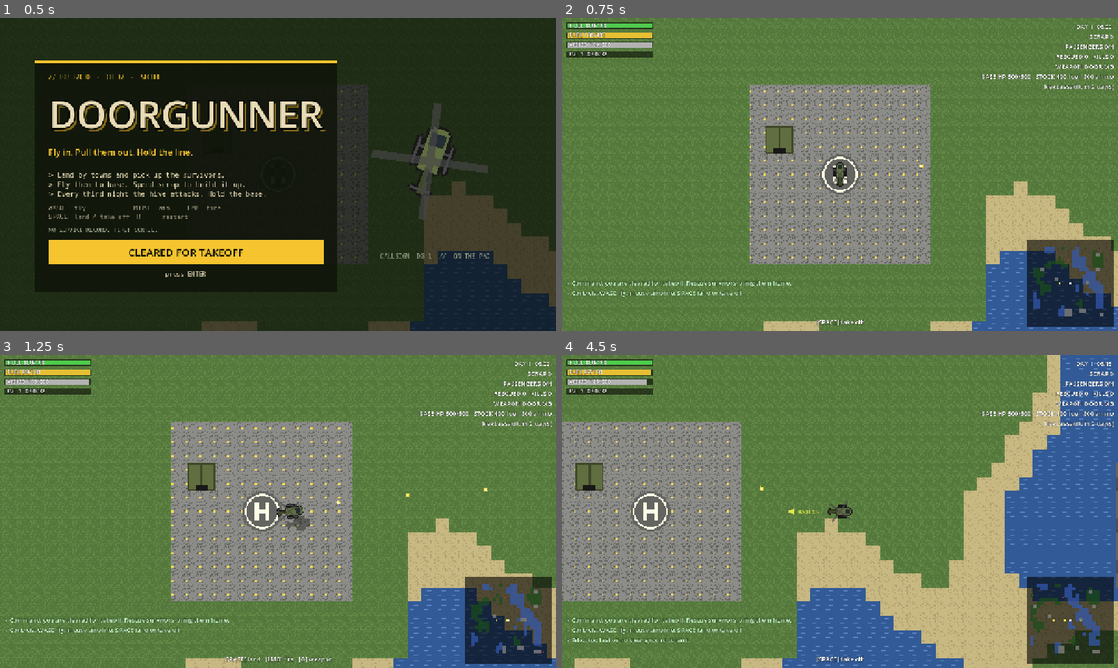
Above: before the commit, frames 1-4 (two rows, left to right).
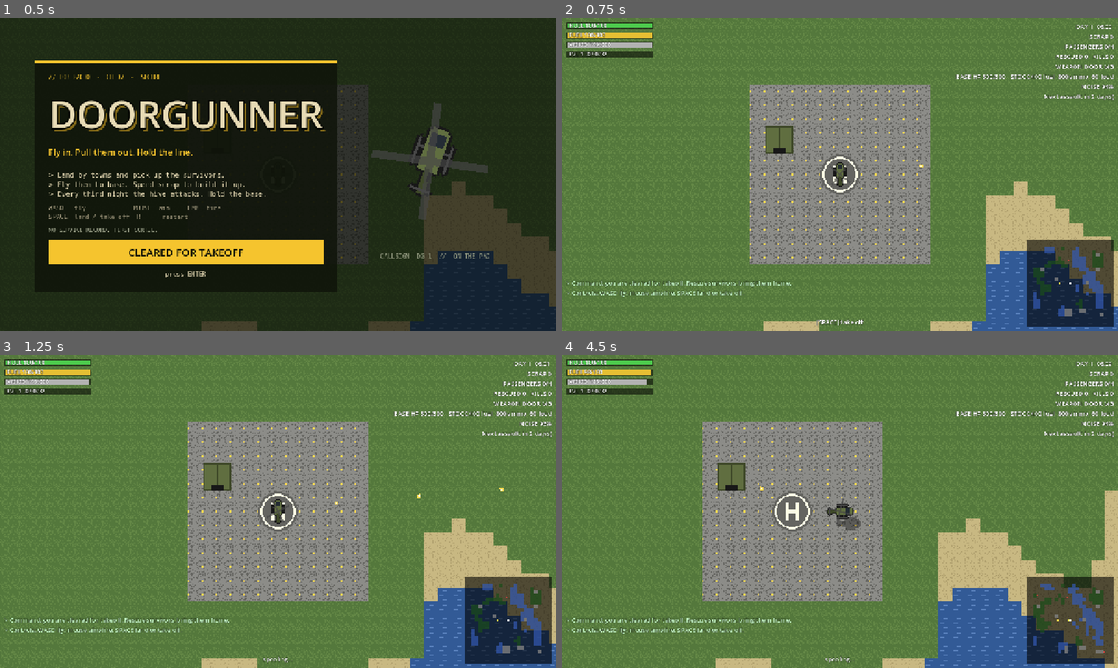
Above: after the commit, the same moments.

Repository: thealextd1337-spec/Doorgunner
Game: Godot game, scene res://scenes/main.tscn
The game is run twice, just before and just after one commit, with the same random seed, the same clock (stepped at 60 frames per second) and the same inputs.
Inputs (mouse positions are in pixels of both pictures, inside the frame that each line leads up to):
- Up to frame 1 (0.5 s): no input
- Up to frame 2 (0.75 s): tap Enter at 0.5 s; move the mouse to (962, 158) at 0.52 s; press the mouse at (962, 158) at 0.53 s; hold D (move_right) from 0.53 s (still down)
- Up to frame 3 (1.25 s): keep holding D (move_right); tap Space (land) at 0.8 s
- Up to frame 4 (4.5 s): release D (move_right) at 1.25 s; release the mouse at (962, 495) at 1.25 s; drag from (728, 527) to (812, 574) at 1.27 s; move the mouse to (895, 442) at 2.02 s; press the mouse at (895, 442) at 2.03 s; hold D (move_right) 2.03-2.75 s; tap Space (land) at 2.3, 3.6 s; release the mouse at (895, 442) at 2.75 s; drag from (812, 574) to (673, 464) at 2.77 s; move the mouse to (1006, 558) at 3.52 s; hold A (move_left) 3.53-4.25 s; drag from (673, 464) to (756, 433) at 4.27 s

Frame 1 is identical in both runs. In frame 2, 0.5% of the frame differs, in the area x 70-100%, y 17-27%; in frame 3, 13%; in frame 4, 59%, in the area x 0-100%, y 0-100%.

Commit message:
Simulation pace: noise draws aliens, land/takeoff spool, food and farms, settlements decline overnight, paid hull repairs, slower heli and 10-minute days
Co-Authored-By: Claude Fable 5.1 <noreply@anthropic.com>

Diff:
--- a/scripts/base.gd
+++ b/scripts/base.gd
@@ -85,7 +85,13 @@
 	var a: int = mini(Game.max_ammo - Game.ammo, int(Game.base_ammo))
 	Game.ammo += a
 	Game.base_ammo -= a
-	Game.hp = Game.max_hp
+	var repair := int(ceil((Game.max_hp - Game.hp) / 5.0)) # 1 scrap per 5 hull
+	if repair > 0 and Game.scrap >= repair:
+		Game.scrap -= repair
+		Game.hp = Game.max_hp
+		Game.radio("Base: hull patched for %d scrap." % repair)
+	elif repair > 0:
+		Game.radio("Base: not enough scrap for hull repairs, %d needed." % repair)
 	if Game.fuel < Game.max_fuel or Game.ammo < Game.max_ammo:
 		Game.radio("Base: stock is short, partial top-up only. Put people on fuel and ammo duty.")
 	Sfx.play("pickup")
--- a/scripts/base_ui.gd
+++ b/scripts/base_ui.gd
@@ -19,7 +19,7 @@
 	"ammo_feed": ["Ammo feed +60 ammo/lv (2 pt)", 0, 3],
 	"armor": ["Armour +15 %/lv (2 pt)", 0, 3],
 }
-const JOBS := {"fuel": "Fuel +20/day", "ammo": "Ammo +40/day", "repair": "Repair +40 hp/day", "militia": "Militia -3 % dmg, 2 = turret"}
+const JOBS := {"fuel": "Fuel +20/day", "ammo": "Ammo +40/day", "repair": "Repair +40 hp/day", "militia": "Militia -3 % dmg, 2 = turret", "farm": "Farm +6 food/day"}
 const Weapons := preload("res://scripts/weapons.gd")
 
 var header: Label
@@ -147,8 +147,8 @@
 
 
 func refresh() -> void:
-	header.text = "Scrap: %d   Rescued: %d   Idle: %d\nStock  fuel %d/%d   ammo %d/%d" % [
-		Game.scrap, Game.rescued, Game.idle_workers(), Game.base_fuel, Game.base_fuel_cap, Game.base_ammo, Game.base_ammo_cap]
+	header.text = "Scrap: %d   Rescued: %d   Idle: %d\nStock  fuel %d/%d   ammo %d/%d   food %d (eats %d/day)" % [
+		Game.scrap, Game.rescued, Game.idle_workers(), Game.base_fuel, Game.base_fuel_cap, Game.base_ammo, Game.base_ammo_cap, Game.base_food, Game.rescued]
 	for id in UPGRADES:
 		var u: Array = UPGRADES[id]
 		var lvl: int = Game.base_level.get(id, 0)
--- a/scripts/enemy.gd
+++ b/scripts/enemy.gd
@@ -114,6 +114,14 @@
 			attack_cd = MELEE_INTERVAL
 			heli.take_damage(dmg)
 		return
+	# 2b. investigate noise (gunfire, rotor)
+	if Game.noise_level > 0.15:
+		var to_noise: Vector2 = Game.noise_pos - global_position
+		var nd := to_noise.length()
+		if nd > 24.0 and nd < 200.0 + 500.0 * Game.noise_level:
+			_face(to_noise)
+			position += to_noise.normalized() * speed * 0.8 * delta
+			return
 	# 3. raid the nearest settlement
 	goal_cd -= delta
 	if (goal == null or not is_instance_valid(goal) or goal.done) and goal_cd <= 0.0:
--- a/scripts/game_state.gd
+++ b/scripts/game_state.gd
@@ -7,13 +7,14 @@
 signal run_ended(reason: String)
 signal radio_message(msg: String)
 
-const DAY_SECONDS := 360.0
+const DAY_SECONDS := 600.0
 const ATTACK_EVERY_DAYS := 3
 const META_PATH := "user://meta.json"
 const Weapons := preload("res://scripts/weapons.gd")
 const HELI_SLOTS := 2
 const LOADOUT_COST := {"seats": 1, "fuel_tank": 2, "ammo_feed": 2, "armor": 2} # weight points per level
-const WORKER_RATE := {"fuel": 20.0, "ammo": 40.0, "repair": 40.0} # per worker per day
+const WORKER_RATE := {"fuel": 20.0, "ammo": 40.0, "repair": 40.0, "farm": 6.0} # per worker per day
+const FOOD_PER_PERSON := 1.0 # per day
 
 var heli: Node2D
 var world: Node2D
@@ -59,7 +60,11 @@
 var base_ammo := 800.0
 var base_fuel_cap := 600.0
 var base_ammo_cap := 1200.0
-var workers := {"fuel": 0, "ammo": 0, "repair": 0, "militia": 0}
+var workers := {"fuel": 0, "ammo": 0, "repair": 0, "militia": 0, "farm": 0}
+var base_food := 60.0
+# noise: gunfire and the rotor draw ground aliens (Project Zomboid style)
+var noise_pos := Vector2.ZERO
+var noise_level := 0.0
 
 # multipliers / flat stats changed by upgrades
 var stats := {
@@ -93,7 +98,8 @@
 	base_seats = 0; base_max_fuel = 75.0; base_max_ammo = 140; base_armor = 1.0
 	loadout = {"seats": 4, "fuel_tank": 1, "ammo_feed": 1, "armor": 0}; loadout_budget = 10
 	base_fuel = 400.0; base_ammo = 800.0; base_fuel_cap = 600.0; base_ammo_cap = 1200.0
-	workers = {"fuel": 0, "ammo": 0, "repair": 0, "militia": 0}
+	workers = {"fuel": 0, "ammo": 0, "repair": 0, "militia": 0, "farm": 0}
+	base_food = 60.0; noise_level = 0.0
 	_apply_meta_bonus()
 	recompute()
 	fuel = max_fuel; ammo = max_ammo; hp = max_hp
@@ -166,11 +172,20 @@
 	base_fuel = minf(base_fuel_cap, base_fuel + workers["fuel"] * WORKER_RATE["fuel"] * d)
 	base_ammo = minf(base_ammo_cap, base_ammo + workers["ammo"] * WORKER_RATE["ammo"] * d)
 	base_hp = minf(max_base_hp, base_hp + workers["repair"] * WORKER_RATE["repair"] * d)
+	base_food = maxf(0.0, base_food + (workers["farm"] * WORKER_RATE["farm"] - rescued * FOOD_PER_PERSON) * d)
+	noise_level = maxf(0.0, noise_level - delta * 0.35)
 	time += d
 	if time >= 1.0:
 		time -= 1.0
 		day += 1
 		day_changed.emit(day)
+		if base_food <= 0.0 and rescued > 0:
+			rescued -= 1
+			for k in workers:
+				workers[k] = mini(workers[k], rescued)
+			radio("Base: no food left. One of the survivors walked out in the night.")
+		elif base_food < rescued * FOOD_PER_PERSON * 2.0:
+			radio("Base: food is running low, %d rations left." % int(base_food))
 		if day % ATTACK_EVERY_DAYS == 0:
 			attack_pending = true
 			radio("Intel: hive activity rising. Expect an assault on the base tonight.")
@@ -179,6 +194,13 @@
 		attack_active = true
 		base_attack_started.emit(day)
 		radio("ALERT: base under attack! Return and defend!")
+
+
+## Louder noise wins; ground aliens within 200 + 500 * level px investigate.
+func make_noise(pos: Vector2, amount: float) -> void:
+	if amount >= noise_level:
+		noise_pos = pos
+		noise_level = amount
 
 
 func is_night() -> bool:
--- a/scripts/heli.gd
+++ b/scripts/heli.gd
@@ -3,16 +3,19 @@
 
 signal landed_changed(landed: bool)
 
-const ACCEL := 450.0
-const MAX_SPEED := 190.0
+const ACCEL := 320.0
+const MAX_SPEED := 160.0
 const DRAG := 2.2
 const LAND_SPEED := 50.0
 const RADIUS := 14.0
+const SPOOL := 1.5 # seconds to land or take off
 const Weapons := preload("res://scripts/weapons.gd")
 
 var vel := Vector2.ZERO
 var landed := false
 var fire_cd := 0.0
+var transition := 0.0 # time left in the current land/takeoff
+var pending := 0 # 1 landing, -1 taking off
 var body: Sprite2D
 var rotor: Sprite2D
 var shadow: Sprite2D
@@ -47,12 +50,19 @@
 		return
 	fire_cd -= delta
 	muzzle.visible = fire_cd > _interval() - 0.04
-	if Input.is_action_just_pressed("land"):
+	if Input.is_action_just_pressed("land") and pending == 0:
 		_toggle_landing()
+	if pending != 0:
+		transition -= delta
+		if transition <= 0.0:
+			landed = pending == 1
+			pending = 0
+			landed_changed.emit(landed)
 	if Input.is_action_just_pressed("weapon_swap"):
 		Game.cycle_weapon()
 	_move(delta)
 	_fuel(delta)
+	Game.make_noise(global_position, 0.05 if landed else 0.25 + vel.length() / MAX_SPEED * 0.2)
 	if Input.is_action_pressed("fire") and not Game.world.ui_open:
 		_fire()
 	var h := 0.0 if landed else 1.0
@@ -65,8 +75,9 @@
 
 func _move(delta: float) -> void:
 	var dir := Input.get_vector("move_left", "move_right", "move_up", "move_down")
-	if landed:
-		vel = Vector2.ZERO
+	if landed or pending == 1:
+		vel = vel.lerp(Vector2.ZERO, 4.0 * delta)
+		position += vel * delta
 		return
 	vel += dir * ACCEL * delta
 	vel -= vel * DRAG * delta
@@ -90,13 +101,12 @@
 func _toggle_landing() -> void:
 	if landed:
 		if Game.fuel > 0.0:
-			landed = false
-			landed_changed.emit(false)
+			pending = -1
+			transition = SPOOL
 			Sfx.play("takeoff")
 	elif vel.length() <= LAND_SPEED and Game.world.is_landable(position):
-		landed = true
-		vel = Vector2.ZERO
-		landed_changed.emit(true)
+		pending = 1
+		transition = SPOOL
 		Sfx.play("land")
 	else:
 		Game.radio("Pilot: too fast or no clear ground to land.")
@@ -113,6 +123,7 @@
 	fire_cd = _interval()
 	Game.ammo -= w["ammo_per_shot"]
 	Sfx.play("gun", null, -4.0)
+	Game.make_noise(global_position, 1.0)
 	var aim: Vector2 = (get_global_mouse_position() - global_position).normalized()
 	muzzle.position = aim * 18
 	var shots: int = w["shots"] + Game.stats["shots"] - 1
--- a/scripts/hud.gd
+++ b/scripts/hud.gd
@@ -102,14 +102,14 @@
 	var next_attack := Game.ATTACK_EVERY_DAYS - (Game.day % Game.ATTACK_EVERY_DAYS)
 	var table: Dictionary = preload("res://scripts/weapons.gd").TABLE
 	var carried := " / ".join(Game.heli_weapons.map(func(id): return table[id]["name"].to_upper() if id == Game.weapon else table[id]["name"]))
-	info.text = "DAY %d  %02d:%02d %s\nSCRAP %d\nPASSENGERS %d/%d\nRESCUED %d   KILLS %d\nWEAPON %s\nBASE HP %d/%d   STOCK %d fuel  %d ammo\nNext assault: %s" % [
+	info.text = "DAY %d  %02d:%02d %s\nSCRAP %d\nPASSENGERS %d/%d\nRESCUED %d   KILLS %d\nWEAPON %s\nBASE HP %d/%d   STOCK %d fuel  %d ammo  %d food\nNOISE %d%%\nNext assault: %s" % [
 		Game.day, h, m, "NIGHT" if Game.is_night() else "",
 		Game.scrap, Game.passengers, Game.seats, Game.rescued, Game.kills, carried,
-		Game.base_hp, Game.max_base_hp, Game.base_fuel, Game.base_ammo,
+		Game.base_hp, Game.max_base_hp, Game.base_fuel, Game.base_ammo, Game.base_food, Game.noise_level * 100.0,
 		"TONIGHT" if Game.attack_pending or Game.attack_active else "in %d day(s)" % next_attack]
 	info.visible = not Game.world.ui_open # base menu shows the same numbers
 	if Game.heli:
-		hint.text = "[SPACE] take off" if Game.heli.landed else "[SPACE] land   [LMB] fire   [Q] weapon"
+		hint.text = "spooling..." if Game.heli.pending != 0 else "[SPACE] take off" if Game.heli.landed else "[SPACE] land   [LMB] fire   [Q] weapon"
 	alert.text = "BASE UNDER ATTACK" if Game.attack_active and fmod(Time.get_ticks_msec() / 400.0, 2.0) < 1.0 else ""
 	if Game.fuel < Game.max_fuel * 0.2 and alert.text == "":
 		alert.text = "LOW FUEL"
--- a/scripts/main.gd
+++ b/scripts/main.gd
@@ -45,6 +45,7 @@
 	add_child(choice_ui)
 	add_child(preload("res://scripts/game_over_ui.gd").new())
 	Game.level_up.connect(func(lvl: int): offer_upgrades("Level %d reached" % lvl))
+	Game.day_changed.connect(_settlements_decline)
 	var test: String = {"1": "smoke", "poi": "poi_test", "base": "base_test", "ui": "ui_test", "shot": "shot"}.get(OS.get_environment("SMOKE"), "")
 	if test != "":
 		add_child(load("res://tests/%s.gd" % test).new())
@@ -71,6 +72,18 @@
 func _process(_delta: float) -> void:
 	var d := Game.darkness()
 	night.color = Color(1, 1, 1).lerp(Color(0.2, 0.22, 0.45), d)
+
+
+## Off-screen settlements slowly fall to the hive: rescue early or lose them.
+func _settlements_decline(_day: int) -> void:
+	var lost := 0
+	for p in pois:
+		if is_instance_valid(p) and p.kind == "survivors" and not p.done and randf() < 0.3:
+			p.lose_survivor(true)
+			if p.done:
+				lost += 1
+	if lost > 0:
+		Game.radio("Command: contact lost with %d settlement(s) overnight." % lost)
 
 
 func _unhandled_input(event: InputEvent) -> void:
--- a/scripts/poi.gd
+++ b/scripts/poi.gd
@@ -76,7 +76,7 @@
 	elif loading:
 		load_cd -= delta
 		if load_cd <= 0.0:
-			load_cd = 1.0
+			load_cd = 2.5
 			_dispatch()
 
 
@@ -98,7 +98,7 @@
 	match kind:
 		"survivors":
 			loading = true
-			load_cd = 1.0
+			load_cd = 2.5
 			boarded = 0
 			Game.world.spawner.call_wave(position, 2)
 		"crate":
@@ -107,6 +107,7 @@
 			var s := rng.randi_range(5, 15)
 			Game.ammo = mini(Game.max_ammo, Game.ammo + a)
 			Game.fuel = minf(Game.max_fuel, Game.fuel + f)
+			Game.base_food += 15.0 # rations go straight to the base larder
 			Game.scrap += s
 			Game.base_fuel = minf(Game.base_fuel_cap, Game.base_fuel + 50.0)
 			Game.base_ammo = minf(Game.base_ammo_cap, Game.base_ammo + 100.0)
@@ -206,17 +207,18 @@
 
 
 ## Ground aliens raiding the settlement kill one survivor at a time.
-func lose_survivor() -> void:
+func lose_survivor(silent := false) -> void:
 	if kind != "survivors" or done or survivors.is_empty():
 		return
 	var s: Node2D = survivors.pop_back()
 	if s.target != null:
 		s.target = null
-	Game.world.spawn_fx(global_position + s.position, 0.5)
 	s.queue_free()
-	Sfx.play("survivor_lost", global_position, -6.0)
+	if not silent:
+		Game.world.spawn_fx(global_position + s.position, 0.5)
+		Sfx.play("survivor_lost", global_position, -6.0)
 	var now := Time.get_ticks_msec() / 1000.0
-	if now - raid_warned > 20.0:
+	if not silent and now - raid_warned > 20.0:
 		raid_warned = now
 		Game.radio("Radio: %s under attack, %d left, %s!" % [label, survivors.size(), where(Game.heli.position, position)])
 	if survivors.is_empty():
--- a/scripts/spawner.gd
+++ b/scripts/spawner.gd
@@ -1,8 +1,8 @@
 extends Node
 ## Enemy spawning: ground packs near settlements, rare flyers, and the base assault waves.
 
-const GROUND_INTERVAL := 3.0
-const FLYER_INTERVAL := 14.0
+const GROUND_INTERVAL := 4.0
+const FLYER_INTERVAL := 20.0
 
 var ground_cd := 3.0
 var flyer_cd := 20.0
@@ -49,7 +49,7 @@
 func _ground_pack() -> void:
 	var heli: Node2D = Game.heli
 	var danger := Game.danger_at(heli.position)
-	if _count(true) >= int(6 + danger * 3):
+	if _count(true) >= int(8 + danger * 4):
 		return
 	var towns: Array = Game.world.chunks.town_centers.filter(func(t):
 		var d: float = heli.position.distance_to(t)
@@ -62,7 +62,7 @@
 	if pos.distance_to(Game.world.base.global_position) < 450.0 or not Game.world.chunks.is_landable(pos):
 		return
 	var kind := _pick_ground(danger)
-	for i in randi_range(2, 4):
+	for i in randi_range(3, 5):
 		Game.world.spawn_enemy(kind, pos + Vector2(randf_range(-20, 20), randf_range(-20, 20)))
 
 
--- a/tests/shot.gd
+++ b/tests/shot.gd
@@ -37,7 +37,7 @@
 		Input.action_press("land")
 	if frames == 252:
 		Input.action_release("land")
-	if frames == 290:
+	if frames == 400:
 		_save("shot_base.png")
 		get_tree().quit()
 
--- a/tests/smoke.gd
+++ b/tests/smoke.gd
@@ -20,8 +20,11 @@
 	Input.action_press("land")
 	await process_frame
 	Input.action_release("land")
-	await process_frame
-	assert(not Game.heli.landed, "took off")
+	for i in 20000:
+		await process_frame
+		if not Game.heli.landed:
+			break
+	assert(not Game.heli.landed, "took off after spool")
 	Input.action_press("move_right")
 	Input.action_press("move_up")
 	var fuel0 := Game.fuel
Not shown, changed: README.md
